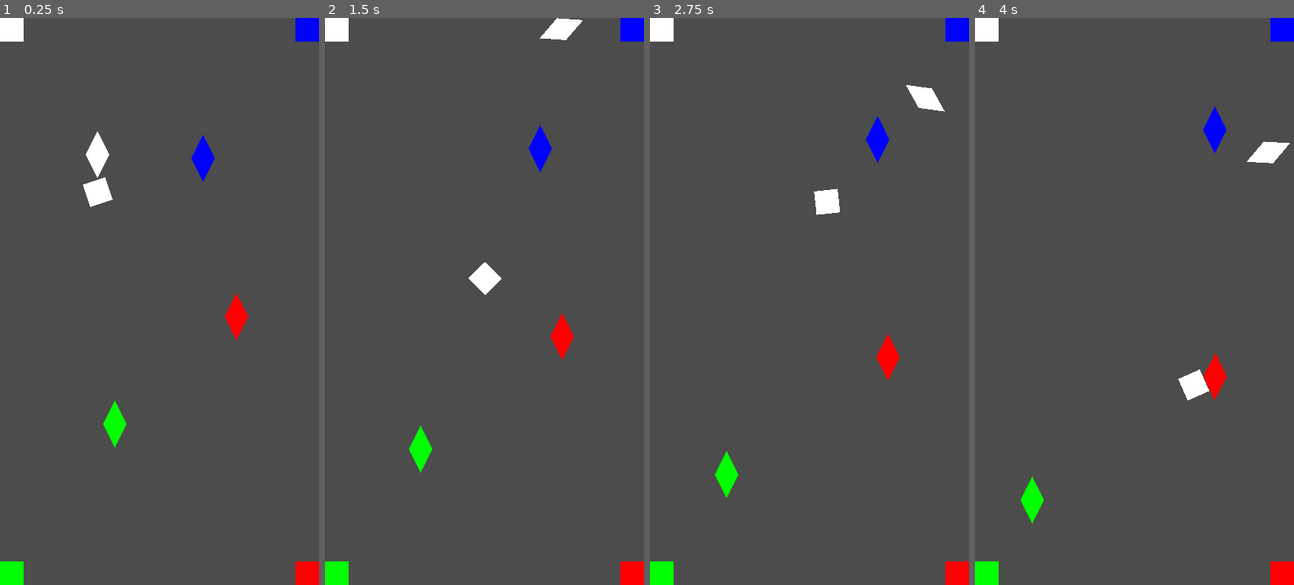
Above: before the commit, frames 1-4 (left to right).
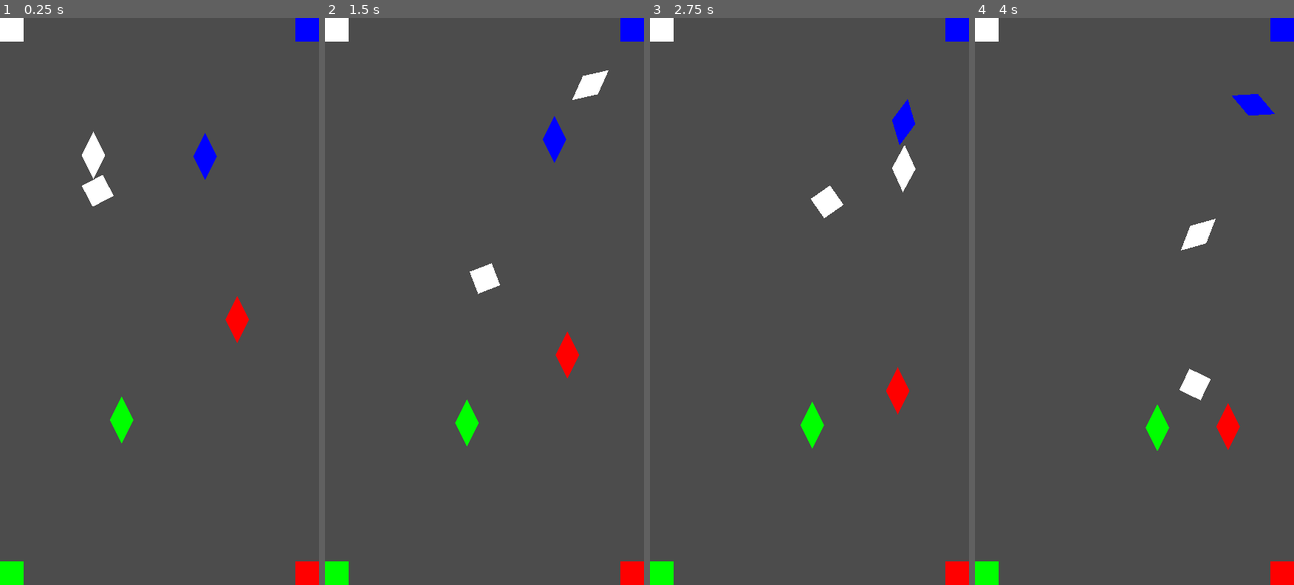
Above: after the commit, the same moments.

Repository: Kiel97/easy-jam-8bits-to-infinity
Game: Godot game, scene res://Game.tscn
Same seed, same stepped clock (60 frames per second), same inputs: the game is played once before the commit and once after it.
Inputs (mouse positions are in pixels of both pictures, inside the frame that each line leads up to):
- Up to frame 1 (0.25 s): no input
- Up to frame 2 (1.5 s): move the mouse to (554, 273) at 0.52 s; move the mouse to (420, 329) at 1.27 s
- Up to frame 3 (2.75 s): move the mouse to (841, 176) at 2.02 s
- Up to frame 4 (4 s): move the mouse to (1118, 414) at 2.77 s; move the mouse to (1230, 386) at 3.52 s

The runs differ from the first frame. In frame 1, 0.7% of the frame differs, in the area x 25-79%, y 20-76%; in frame 2, 2.3%; in frame 3, 2.6%, in the area x 20-93%, y 11-85%; in frame 4, 2.6%.

Commit message:
Adjust shard's physics. Re-dormant it when almost stopped

Diff:
--- a/Game.gd
+++ b/Game.gd
@@ -30,3 +30,4 @@
 func _on_Bin_wrong_color():
 	print("Game over")
 	$Player.queue_free()
+	print("Your score is: ", score)
--- a/Game.tscn
+++ b/Game.tscn
@@ -83,26 +83,22 @@
 
 [node name="Shard" parent="." instance=ExtResource( 3 )]
 position = Vector2( 32, 48 )
-collision_mask = 15
 contacts_reported = 2
 
 [node name="Shard2" parent="." instance=ExtResource( 3 )]
 position = Vector2( 68, 48 )
-collision_mask = 15
 contacts_reported = 2
 red = false
 green = false
 
 [node name="Shard3" parent="." instance=ExtResource( 3 )]
 position = Vector2( 80, 100 )
-collision_mask = 15
 contacts_reported = 2
 green = false
 blue = false
 
 [node name="Shard4" parent="." instance=ExtResource( 3 )]
 position = Vector2( 40, 136 )
-collision_mask = 15
 contacts_reported = 2
 red = false
 blue = false
--- a/Shard.gd
+++ b/Shard.gd
@@ -9,11 +9,15 @@
 
 func _ready():
 	randomize()
-	dormant_velocity = Vector2(rand_range(-10,10), rand_range(-10,10))
+	randomize_dormant_velocity()
 
 func _integrate_forces(_state):
 	if(dormant):
 		self.linear_velocity = dormant_velocity
+	else:
+		if self.linear_velocity.length() < 1:
+			dormant = true
+			randomize_dormant_velocity()
 
 func _on_Shard_body_entered(body: Node2D):
 	if body.is_in_group("player") and dormant:
@@ -41,3 +45,6 @@
 
 func get_color() -> Color:
 	return Color(float(red), float(green), float(blue))
+
+func randomize_dormant_velocity():
+	dormant_velocity = Vector2(rand_range(-10,10), rand_range(-10,10))
--- a/Shard.tscn
+++ b/Shard.tscn
@@ -4,6 +4,8 @@
 [ext_resource path="res://Shard.gd" type="Script" id=2]
 
 [sub_resource type="PhysicsMaterial" id=1]
+friction = 0.5
+bounce = 0.6
 
 [node name="Shard" type="RigidBody2D" groups=[
 "shard",
